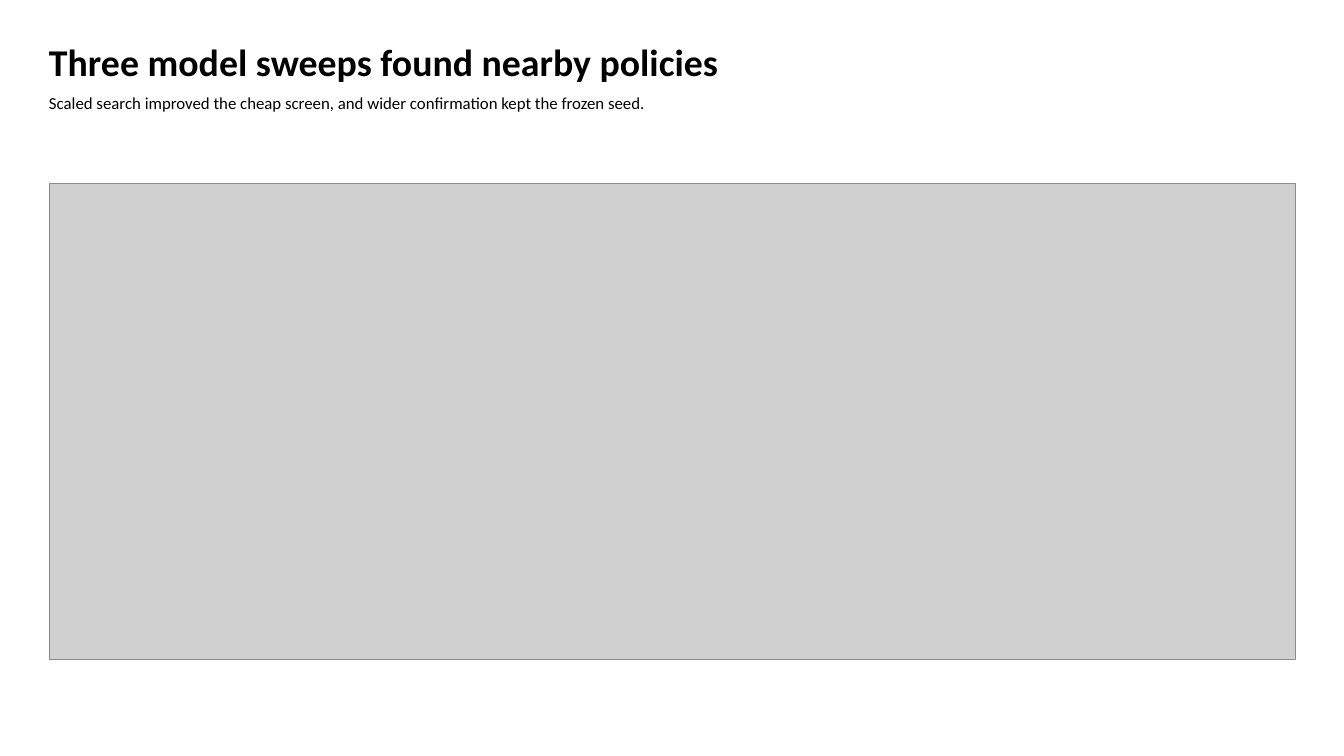
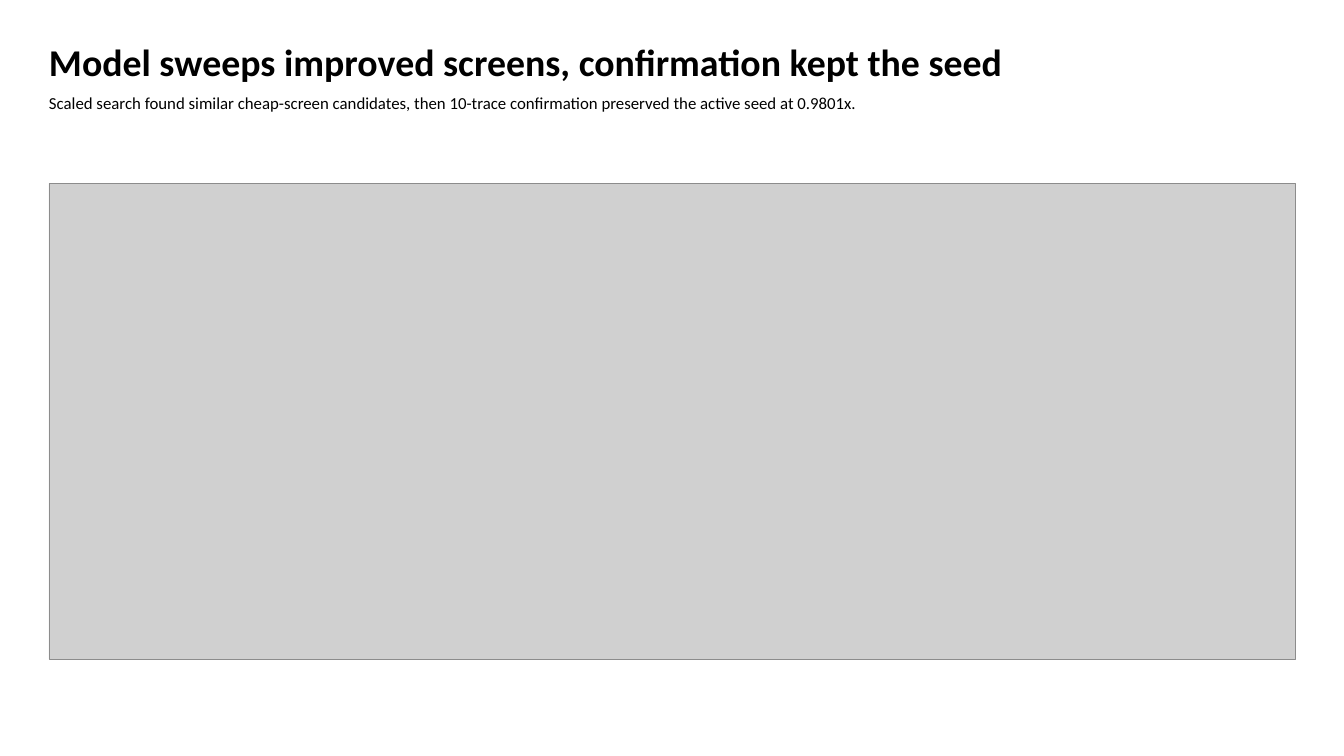
Before and after one commit to GithuBarry/Mixture-of-Prefetchers, a slide deck: slide 6 of slides/mop_stage2_final/output/output.pptx. Drawn at 1344x756 pixels with LibreOffice and Linux fonts; fonts in the diff are those of the drawing; grey boxes stand for pictures. Boxes give left, top, right and bottom in pixels: in the first picture for what was removed or moved away, otherwise in the second. Text is boxed around its words. In the diff, an @@ line names an element or a change of style, - is before the commit and + after.

```diff
--- a/slides/mop_stage2_final/output/output.pptx
+++ b/slides/mop_stage2_final/output/output.pptx
@@ text at bbox=[49, 49, 1002, 82]: text changed @@
-Three model sweeps found nearby policies
+Model sweeps improved screens, confirmation kept the seed
@@ text at bbox=[49, 97, 855, 112]: text changed @@
-Scaled search improved the cheap screen, and wider confirmation kept the frozen seed.
+Scaled search found similar cheap-screen candidates, then 10-trace confirmation preserved the active seed at 0.9801x.
```
Also in this commit, not shown: 7 other slides changed, 11 other files.
